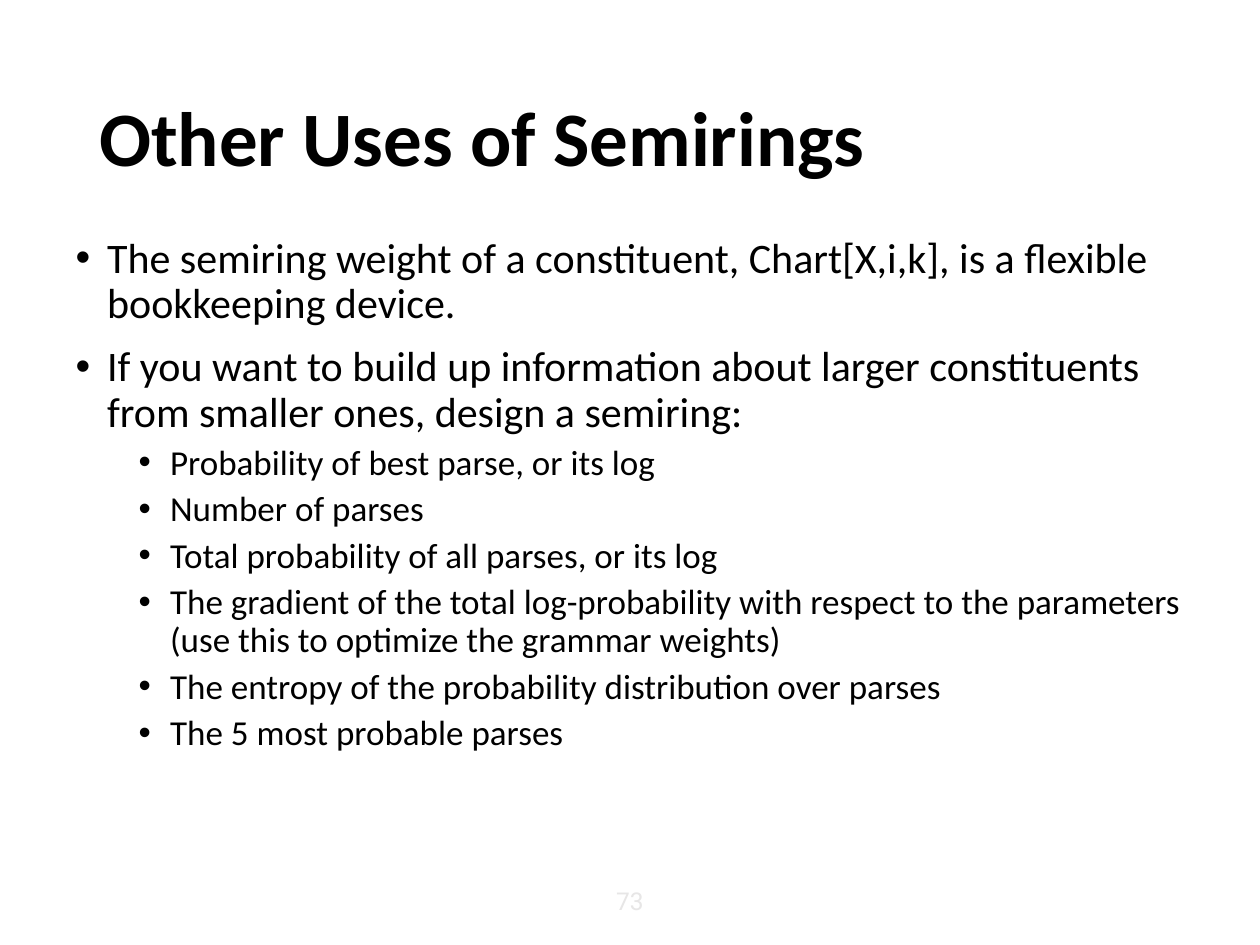
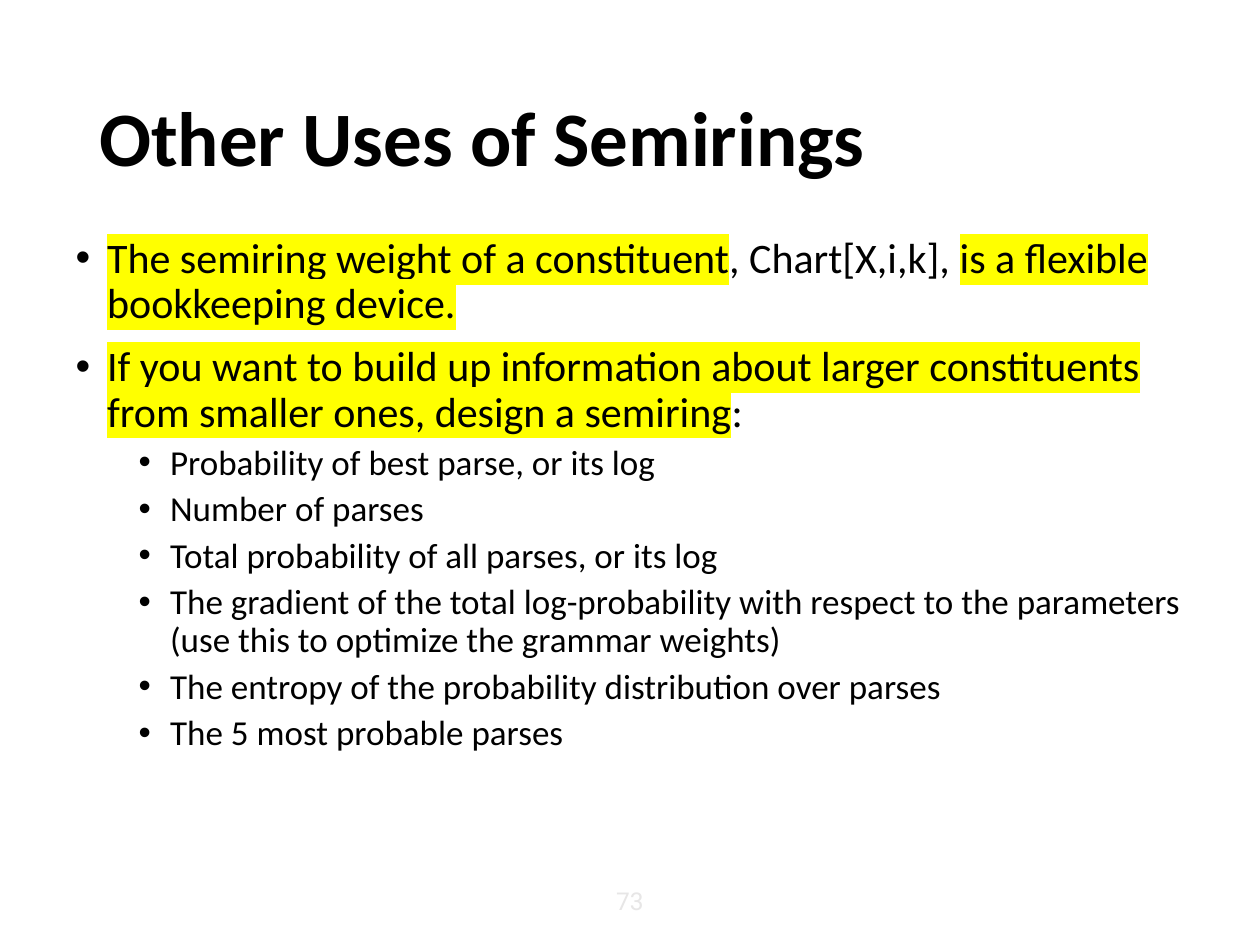
Before and after one commit to balhafni/csci_544_fa_18_slides, a slide deck: slide 73 of pcfg_0914.pptx. Drawn at 1260x945 pixels with LibreOffice and Linux fonts; fonts in the diff are those of the drawing. Boxes give left, top, right and bottom in pixels: in the first picture for what was removed or moved away, otherwise in the second. Text is boxed around its words. In the diff, an @@ line names an element or a change of style, - is before the commit and + after.

```diff
--- a/pcfg_0914.pptx
+++ b/pcfg_0914.pptx
@@ text at <box>107,239,1148,437</box>: highlight none to #FFFF00 in "The semiring weight of a constituent, is ...", "If you want to build up information ..." @@
```
Also in this commit, not shown: 6 other slides changed, 1 slide added.
